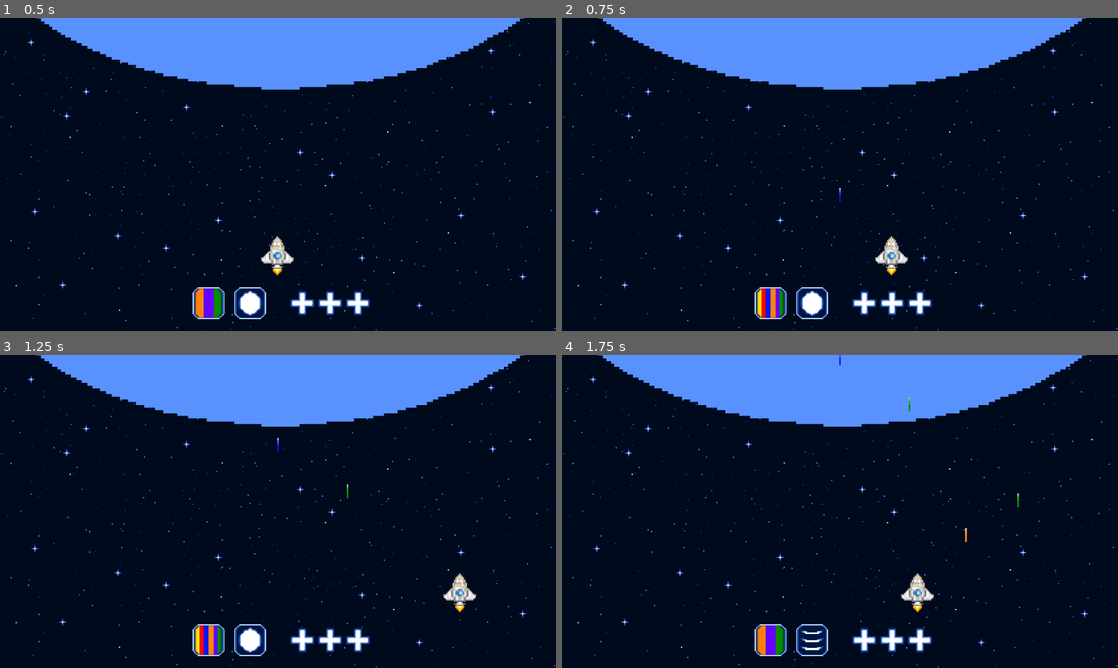
Above: before the commit, frames 1-4 (two rows, left to right).
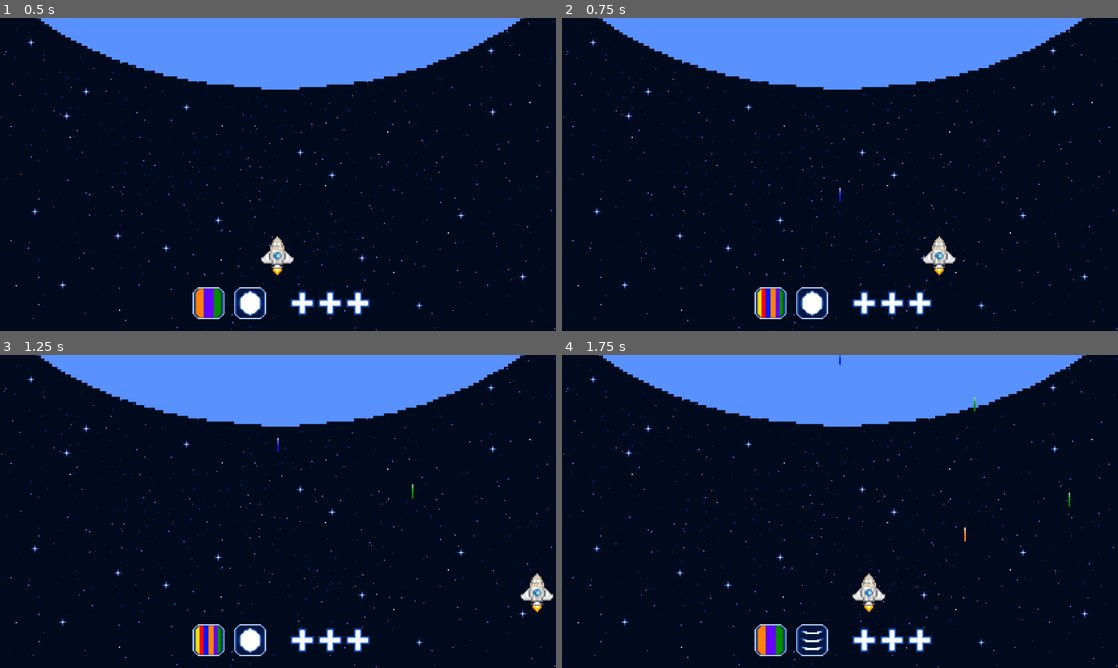
Above: after the commit, the same moments.

Repository: Annars30/GithubRepos-FINAL-project-ver1
Game: Godot game, scene res://Scenes/game.tscn
Two runs of this game, one before a commit and one after it. Both use one fixed random seed, a clock stepped at 60 frames per second and the inputs below.
Inputs (mouse positions are in pixels of both pictures, inside the frame that each line leads up to):
- Up to frame 1 (0.5 s): no input
- Up to frame 2 (0.75 s): tap Enter at 0.5 s; move the mouse to (773, 302) at 0.52 s; hold Right (move_right) from 0.53 s (still down); hold B (fire_blue) from 0.53 s (still down); click (773, 302) at 0.67 s
- Up to frame 3 (1.25 s): keep holding Right (move_right); keep holding B (fire_blue); tap G (fire_green) at 0.8 s
- Up to frame 4 (1.75 s): move the mouse to (812, 639) at 1.27 s; release Right (move_right) at 1.28 s; release B (fire_blue) at 1.28 s; hold Left (move_left) from 1.28 s (still down); tap G (fire_green) at 1.35 s; click (812, 639) at 1.42 s; tap O (fire_orange) at 1.55 s

Frame 1 is identical in both runs. In frame 2, 0.7% of the frame differs, in the area x 56-71%, y 69-83%; in frame 3, 0.7%; in frame 4, 0.8%, in the area x 52-92%, y 13-83%.

Commit message:
Update ship.gd

Diff:
--- a/Scripts/ship.gd
+++ b/Scripts/ship.gd
@@ -1,4 +1,7 @@
 extends CharacterBody2D
+@onready var ship_sprite = $AnimatedSprite2D
+@onready var supernova = $AnimatedSprite2D
+
 
 #MY VERSION
 #func _process(delta: float) -> void:
@@ -44,3 +47,13 @@
 	bullet.direction = Vector2.UP
 	bullet.color_id = color_id
 	get_tree().current_scene.add_child(bullet)
+
+
+# CURRENTLY NOT COLLIDING WITH SUPERNOVA / SUPERNOVA BEAMS (BUT DOESN'T EXPLODE WHEN COLLIDING WITH WALLS
+func _physics_process(delta):
+	var collision = move_and_collide(velocity * delta)
+	if collision:
+		if collision == supernova:
+			ship_sprite.play("ship")
+	else:
+			pass
